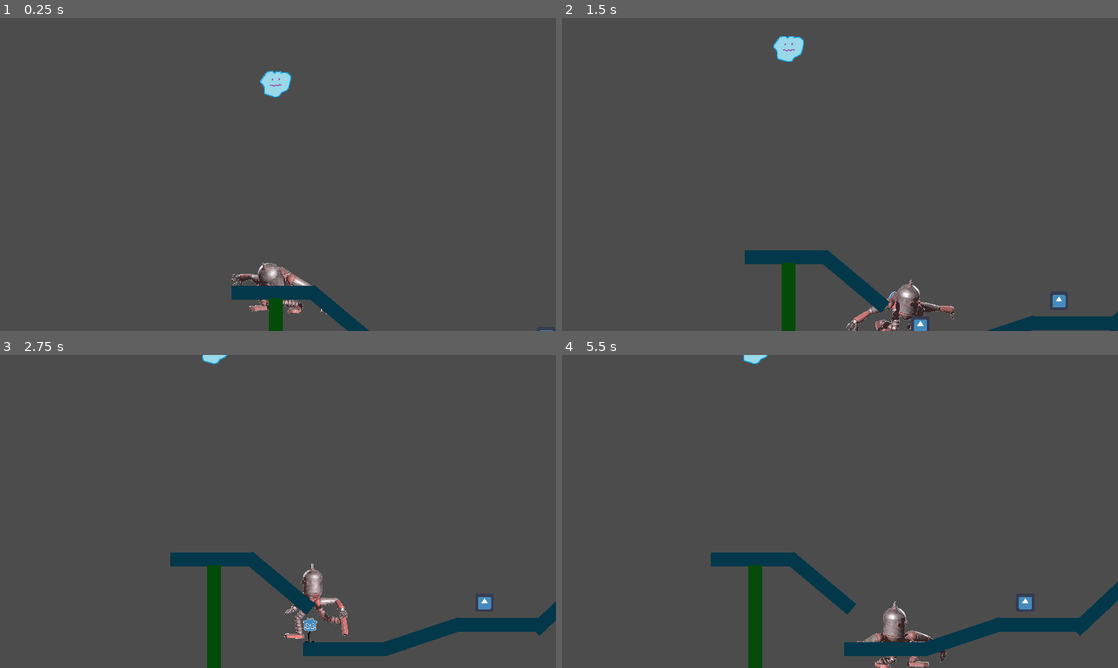
Above: before the commit, frames 1-4 (two rows, left to right).
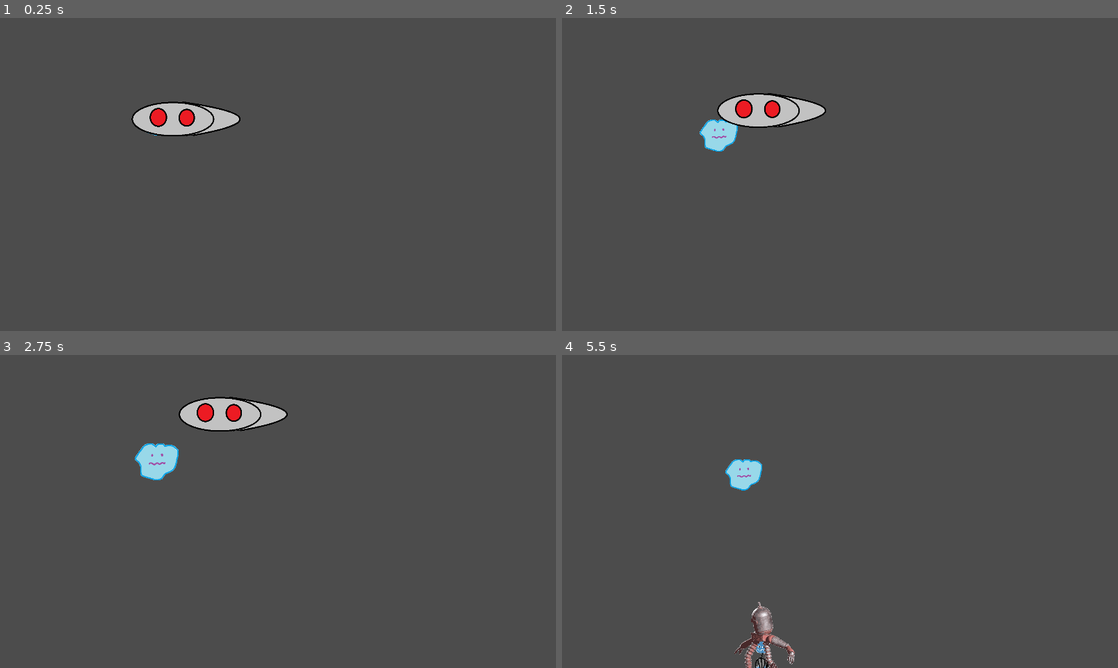
Above: after the commit, the same moments.

Repository: DeepHorizonsCL/perrobot
Game: Godot game, scene res://Scenes/Mapa.tscn
The game is run twice, just before and just after one commit, with the same random seed, the same clock (stepped at 60 frames per second) and the same inputs. The engine's default icon, where the game draws it, is replaced by a stand-in: a white triangle on a blue panel in a dark square.
Inputs (mouse positions are in pixels of both pictures, inside the frame that each line leads up to):
- Up to frame 1 (0.25 s): no input
- Up to frame 2 (1.5 s): tap Enter (ui_accept) at 0.5, 0.77 s; hold Right (ui_right) from 0.53 s (still down)
- Up to frame 3 (2.75 s): tap Enter (ui_accept) at 1.52 s; release Right (ui_right) at 2.03 s; hold Left (ui_left) from 2.03 s (still down)
- Up to frame 4 (5.5 s): release Left (ui_left) at 2.78 s; hold Right (ui_right) 2.78-3.5 s; tap Enter (ui_accept) at 3.02, 5.27 s; click (845, 558) at 3.5 s, where only the run after the commit has a clickable "Start"; click (845, 439) at 4.25 s, where only the run after the commit has a clickable "Start"; hold Right (ui_right) from 5.03 s (still down)

The runs differ from the first frame. In frame 1, 4.1% of the frame differs, in the area x 23-100%, y 16-100%; in frame 2, 6.3%; in frame 3, 7.6%, in the area x 24-100%, y 0-100%; in frame 4, 6.4%.

Commit message:
ADD: Menu Inicio

Diff:
--- a/Objects/incorporeo.tscn
+++ b/Objects/incorporeo.tscn
@@ -1,16 +1,27 @@
-[gd_scene load_steps=3 format=2]
+[gd_scene load_steps=5 format=2]
 
 [ext_resource path="res://Sprites/incorporeo.png" type="Texture" id=1]
+[ext_resource path="res://Scripts/incorporeo.gd" type="Script" id=2]
 
 [sub_resource type="Environment" id=1]
 glow_enabled = true
 glow_bloom = 0.29
 glow_blend_mode = 0
 
+[sub_resource type="CircleShape2D" id=2]
+radius = 39.1948
+
 [node name="Incorporeo" type="Node2D"]
+script = ExtResource( 2 )
 
 [node name="incorporeo" type="Sprite" parent="."]
 texture = ExtResource( 1 )
 
 [node name="WorldEnvironment" type="WorldEnvironment" parent="."]
 environment = SubResource( 1 )
+
+[node name="Area2D" type="Area2D" parent="."]
+
+[node name="CollisionShape2D" type="CollisionShape2D" parent="Area2D"]
+shape = SubResource( 2 )
+[connection signal="body_entered" from="Area2D" to="." method="_on_Area2D_body_entered"]
--- /dev/null
+++ b/Objects/nave.tscn
@@ -0,0 +1,16 @@
+[gd_scene load_steps=3 format=2]
+
+[ext_resource path="res://Sprites/nave.png" type="Texture" id=1]
+[ext_resource path="res://Scripts/nave.gd" type="Script" id=2]
+
+[node name="nave" type="Node2D"]
+script = ExtResource( 2 )
+
+[node name="nave" type="Sprite" parent="."]
+texture = ExtResource( 1 )
+
+[node name="cambioRitmo" type="Timer" parent="."]
+wait_time = 3.45
+one_shot = true
+autostart = true
+[connection signal="timeout" from="cambioRitmo" to="." method="_on_cambioRitmo_timeout"]
--- a/Scenes/Mapa.tscn
+++ b/Scenes/Mapa.tscn
@@ -7,6 +7,7 @@
 [ext_resource path="res://Objects/Player/parterobot.tscn" type="PackedScene" id=5]
 [ext_resource path="res://Objects/puas.tscn" type="PackedScene" id=6]
 [ext_resource path="res://Objects/incorporeo.tscn" type="PackedScene" id=7]
+[ext_resource path="res://Objects/nave.tscn" type="PackedScene" id=8]
 
 [node name="Node2D" type="Node2D"]
 
@@ -15,9 +16,8 @@
 ] instance=ExtResource( 3 )]
 position = Vector2( 245.433, 48.677 )
 
-[node name="Camera2D" type="Camera2D" parent="roboto"]
-position = Vector2( -0.00012207, -322.077 )
-current = true
+[node name="CameraRobot" type="Camera2D" parent="roboto"]
+position = Vector2( 24.324, -311.26 )
 drag_margin_h_enabled = true
 drag_margin_v_enabled = true
 
@@ -198,5 +198,30 @@
 [node name="espinas" parent="." instance=ExtResource( 6 )]
 position = Vector2( 172.004, 3213.64 )
 
+[node name="Button" type="Button" parent="."]
+margin_left = 485.134
+margin_top = -1228.21
+margin_right = 592.134
+margin_bottom = -1158.21
+text = "Start"
+__meta__ = {
+"_edit_use_anchors_": false
+}
+
 [node name="incorporeo" parent="." instance=ExtResource( 7 )]
-position = Vector2( 237.133, -585.264 )
+position = Vector2( 97.1409, -1744.45 )
+robotopath = NodePath("../roboto")
+buttonpath = NodePath("../Button")
+camerapath = NodePath("CameraMasa")
+camerarobopath = NodePath("../roboto/CameraRobot")
+
+[node name="CameraMasa" type="Camera2D" parent="incorporeo"]
+position = Vector2( 418.649, 197.799 )
+current = true
+drag_margin_h_enabled = true
+drag_margin_v_enabled = true
+
+[node name="nave" parent="." instance=ExtResource( 8 )]
+position = Vector2( 182.371, -1738.13 )
+masitapath = NodePath("../incorporeo")
+[connection signal="pressed" from="Button" to="incorporeo" method="_on_Button_pressed"]
--- /dev/null
+++ b/Scripts/incorporeo.gd
@@ -0,0 +1,51 @@
+extends Node2D
+
+var bajando = true
+var haciarobot =false
+var bajada_speed = 62
+var speed = 0.45
+
+export (NodePath) var robotopath
+onready var roboto = get_node(robotopath)
+
+export (NodePath) var buttonpath
+onready var button = get_node(buttonpath)
+
+export (NodePath) var camerapath
+onready var mycamera = get_node(camerapath)
+
+export (NodePath) var camerarobopath
+onready var robotocamera = get_node(camerarobopath)
+
+
+
+func _ready():
+	button.visible = false
+
+func _process(delta):
+	if bajando:
+		position.y += bajada_speed *delta
+		if scale.x < 1.45:
+			scale += Vector2(0.0025,0.0025)
+
+	if haciarobot:
+		global_transform = global_transform.interpolate_with(roboto.global_transform, delta * speed)
+
+func activateButton():
+	button.visible = true
+
+func activateMasita():
+	haciarobot = true
+
+
+func _on_Area2D_body_entered(body):
+	if body.is_in_group("player"):
+		visible = false
+		mycamera.current = false
+		robotocamera.make_current()
+		roboto. init_robot()
+		queue_free()
+
+
+func _on_Button_pressed():
+	activateMasita()
--- /dev/null
+++ b/Scripts/nave.gd
@@ -0,0 +1,30 @@
+extends Node2D
+
+
+var estado = 1
+var speed = 65
+var second_speed = 12
+var decrease_value = 0.00025
+
+export (NodePath) var masitapath
+onready var masita = get_node(masitapath)
+
+func _ready():
+	pass # Replace with function body.
+
+
+
+func _process(delta):
+	if estado == 1:
+		position.x += speed *delta
+		scale -= Vector2(0.000001,0.000001)
+	if estado == 2:
+		position.x += second_speed *delta
+		if scale.x > 0.01:
+			scale -= Vector2(decrease_value,decrease_value)
+
+
+func _on_cambioRitmo_timeout():
+	estado = 2
+	masita.bajando = false
+	masita.activateButton()
--- a/Scripts/playerController.gd
+++ b/Scripts/playerController.gd
@@ -51,11 +51,13 @@
 var estado_robot = "vacio"
 
 func _ready():
+	#updateRoboto("cabeza")
+	actual_ani = $ani_cabeza_brazos_piernas
+
+func init_robot():
+	print ("inciar robot")
 	updateRoboto("cabeza")
-	actual_ani = $ani_cabeza_brazos_piernas
-
-func init_robot():
-	updateRoboto("cabeza")
+	move = 1
 
 func add_pieza(pieza,num):
 
@@ -116,6 +118,7 @@
 
 	match tranformacion:
 		"cabeza":
+			print("cabeza")
 			speed = 125
 			topeMax = 1850
 			correr_value = 1
@@ -367,14 +370,14 @@
 		if abs(pres)<0.01:
 			pres = 0.0
 
-	if Input.is_action_pressed("ui_right"):
+	if Input.is_action_pressed("ui_right") and move != 0:
 		dir = 1
 		pres += 1.0
 		if is_on_floor():
 			actual_ani.flip_h = true
 
 
-	if Input.is_action_pressed("ui_left"):
+	if Input.is_action_pressed("ui_left") and move != 0:
 		dir = -1
 		pres -= 1.0
 		if is_on_floor():
Not shown: 1 places in Scenes/Mapa.tscn that only renumber resources
Binary file added: Sprites/nave.png
Not shown, added: Sprites/nave.png.import
Not shown, changed: Scenes/Camera2D.vs
